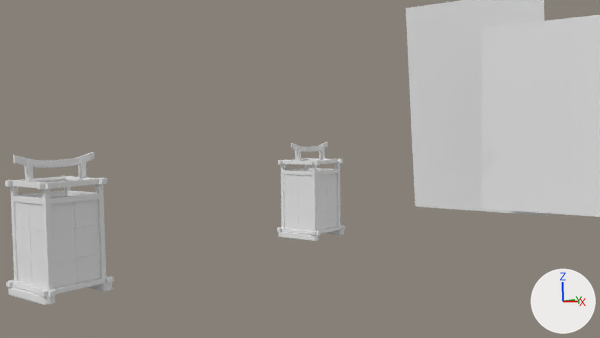
Two versions of the Blender file development/scenes/c02_v01.blend, one commit apart.
The view is the same before and after, from the file's camera 'Camera'. The lights are fixed; the arrows at lower right show +X, +Y and +Z. Materials are left out; every surface is plain grey.

Objects in the first picture: 'Japanese_Lamp_proxy.000', 'Japanese_Lamp_proxy.001', 'Plane_proxy', 'porta_proxy'.
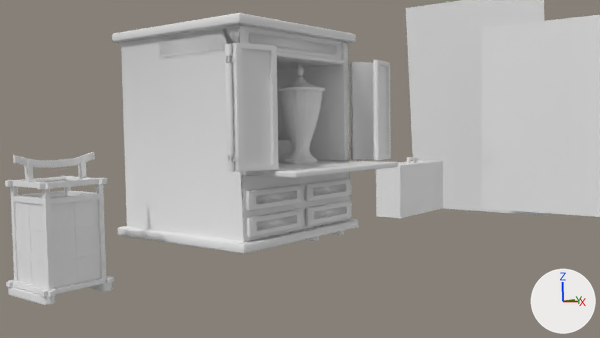
Patch to the scene script:
```diff
--- a/development/scenes/c02_v01.blend.py
+++ b/development/scenes/c02_v01.blend.py
@@ me_cube_011 @@
+me_cube_011.from_pydata(...)  # 2384 vertices, 2576 faces; spans x -217.0..12.0, y -6.0..25.0, z -44.0..3.0
+me_cube_011.polygons.foreach_set('use_smooth', [True] * 2576)
@@ me_cube_1 @@
+me_cube_1.from_pydata(...)  # 706 vertices, 649 faces; spans x -1.08..1.72, y -1.08..1.08, z -1.09..1.09
+me_cube_1.polygons.foreach_set('use_smooth', [True] * 649)
@@ me_cylinder @@
+me_cylinder.from_pydata(...)  # 552 vertices, 496 faces; spans x -1.43..0.0, y -0.11..0.41, z -1.33..4.21
+me_cylinder.polygons.foreach_set('use_smooth', [True] * 496)
@@ me_cube_003_1 @@
+me_cube_003_1.from_pydata(...)  # 512 vertices, 504 faces; spans x -1.0..35.5, y -10.1..1.2, z -1.0..1.0
+me_cube_003_1.polygons.foreach_set('use_smooth', [True] * 504)
@@ me_urn03 @@
+me_urn03.from_pydata(...)  # 1140 vertices, 2276 faces; spans x 23.5..44.0, y -10.2..10.2, z 0.0..39.9
@@ me_mesh @@
+me_mesh.from_pydata(...)  # 76 vertices, 104 faces; spans x -0.96..0.96, y -0.98..1.0, z -0.58..1.18
@@ ob_altar_dobradicas_proxy @@
+ob_altar_dobradicas_proxy = bpy.data.objects.new('altar_dobradicas_proxy', me_cube_011)
+ob_altar_dobradicas_proxy.location = (-2.98, -0.553, 0.837)
+ob_altar_dobradicas_proxy.rotation_euler = (0.012, -3.141, 6.679)  # degrees (0.7, -180, 23)
+ob_altar_dobradicas_proxy.scale = (0.00308, 0.0459, 0.0121)
@@ ob_altar_estrutura_proxy @@
+ob_altar_estrutura_proxy = bpy.data.objects.new('altar_estrutura_proxy', me_cube_1)
+ob_altar_estrutura_proxy.location = (-3.525, -0.018, 0.944)
+ob_altar_estrutura_proxy.scale = (0.538, 0.538, 0.612)
@@ ob_altar_gavetas_proxy @@
+ob_altar_gavetas_proxy = bpy.data.objects.new('altar_gavetas_proxy', me_cylinder)
+ob_altar_gavetas_proxy.location = (-2.96, 0.251, 0.414)
+ob_altar_gavetas_proxy.rotation_euler = (1.571, 0.0, 0.0)  # degrees (90, 0, 0)
+ob_altar_gavetas_proxy.scale = (0.508, 0.508, 0.187)
@@ ob_altar_portas_proxy @@
+ob_altar_portas_proxy = bpy.data.objects.new('altar_portas_proxy', me_cube_003_1)
+ob_altar_portas_proxy.location = (-2.906, 0.627, 1.086)
+ob_altar_portas_proxy.rotation_euler = (0.0, 0.0, 5.879)  # degrees (0, 0, 337)
+ob_altar_portas_proxy.scale = (0.0186, 0.127, 0.332)
@@ ob_urn03_proxy @@
+ob_urn03_proxy = bpy.data.objects.new('Urn03_proxy', me_urn03)
+ob_urn03_proxy.location = (-3.718, 0.201, 0.744)
+ob_urn03_proxy.scale = (0.0164, 0.0164, 0.0164)
@@ ob_suitcase_proxy @@
+ob_suitcase_proxy = bpy.data.objects.new('Suitcase_proxy', me_mesh)
+ob_suitcase_proxy.location = (-3.886, 3.021, 0.244)
+ob_suitcase_proxy.rotation_euler = (0.0, 0.0, 1.571)  # degrees (0, 0, 90)
+ob_suitcase_proxy.scale = (0.498, 0.144, 0.339)
```

Changed parts and their boxes (x1, y1, x2, y2) in the pictures (600 x 338 px):
'altar_estrutura_proxy', added: after (112, 13, 398, 254)
'altar_portas_proxy', added: after (225, 42, 391, 172)
'altar_gavetas_proxy', added: after (246, 178, 352, 238)
'Suitcase_proxy', added: after (376, 157, 443, 218)
'Urn03_proxy', added: after (277, 64, 325, 163)
'altar_dobradicas_proxy', added: after (226, 55, 351, 162)
'Japanese_Lamp_proxy.000', unchanged, covered by the edit: before (277, 142, 345, 241); after (306, 231, 344, 241)
